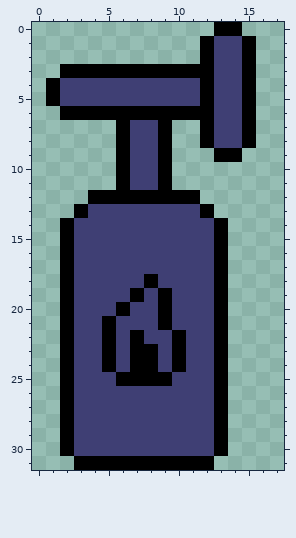
Pixel-art file, stored at aseprite/FireExtinguisher.aseprite. The first picture shows the starting point.
32x32 pixels, 1 frame. Shown: x 0..17, y 0..31. The old version is drawn lined up with the new one.
Now the later version:
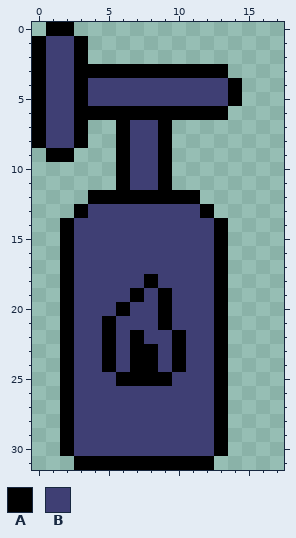
Palette (. is transparent): A #000000  B #3f3f74
Difference:
whole drawing moved by -8,+0 (the old picture is shown already moved)
Colour A is added in row 0 at x 1 to 2; in rows 1 to 2 at x 0 and 3; in rows 3 to 6 at x 0; in rows 7 to 8 at x 0 and 3; in row 9 at x 1 to 2.
Colour A replaces colour B in row 3 at x 13; in rows 4 to 5 at x 3 and 14; in row 6 at x 13.
Colour B is added in rows 1 to 2 at x 1 to 2; in row 3 at x 1; in row 6 at x 1; in rows 7 to 8 at x 1 to 2.
Colour B replaces colour A in row 3 at x 2; in rows 4 to 5 at x 1 and 12; in row 6 at x 2.
Colour A is removed in row 0 at x 13 to 14; in rows 1 to 2 at x 12 and 15; in rows 3 to 6 at x 15; in rows 7 to 8 at x 12 and 15; in row 9 at x 13 to 14.
Colour B is removed in rows 1 to 2 at x 13 to 14; in row 3 at x 14; in row 6 at x 14; in rows 7 to 8 at x 13 to 14.
